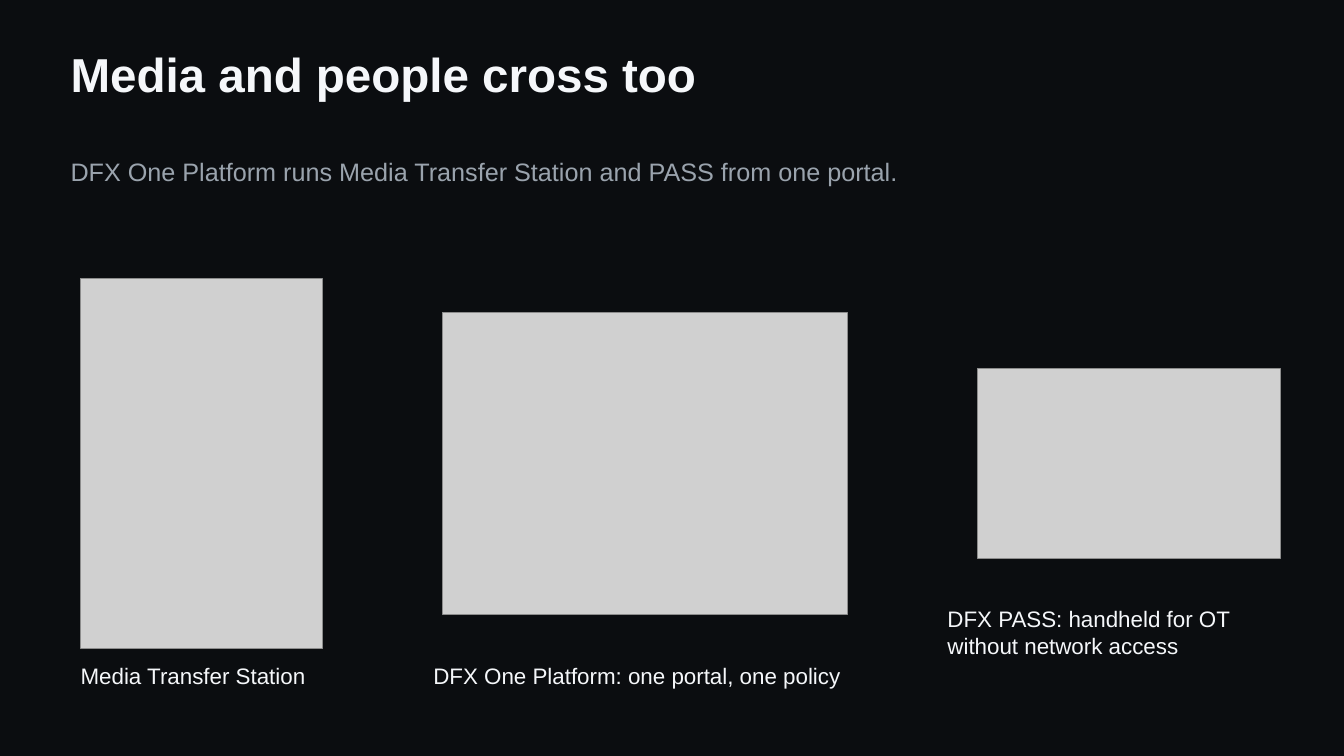
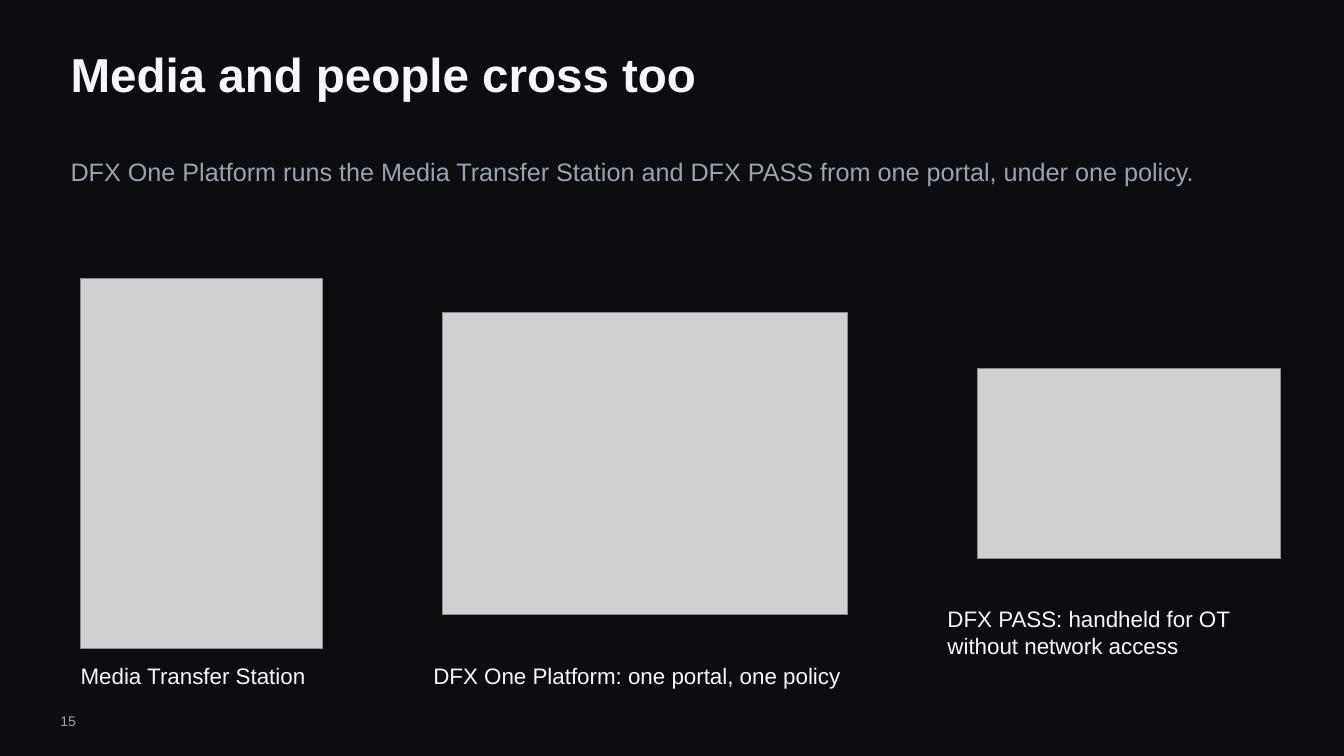
Before and after one commit to hybridus/DFX_Marketing, a slide deck: slide 15 of Projects/03_Presales_Master_Deck/pilot/DFX_Master_deck.pptx (slide 14 before the commit). Drawn at 1344x756 pixels with LibreOffice and Linux fonts; fonts in the diff are those of the drawing; grey boxes stand for pictures; background and template pictures are left out. Boxes give left, top, right and bottom in pixels: in the first picture for what was removed or moved away, otherwise in the second. Text is boxed around its words. In the diff, an @@ line names an element or a change of style, - is before the commit and + after.

```diff
--- a/Projects/03_Presales_Master_Deck/pilot/DFX_Master_deck.pptx
+++ b/Projects/03_Presales_Master_Deck/pilot/DFX_Master_deck.pptx
@@ text at [71, 163, 1194, 186]: text changed @@
-DFX One Platform runs Media Transfer Station and PASS from one portal.
+DFX One Platform runs the Media Transfer Station and DFX PASS from one portal, under one policy.
@@ page number added at [60, 716, 76, 726], 10 pt, text #9AA3AD @@
+15
```
Also in this commit, not shown: 20 other slides changed, 2 slides added, 1 slide removed, 11 other files.
